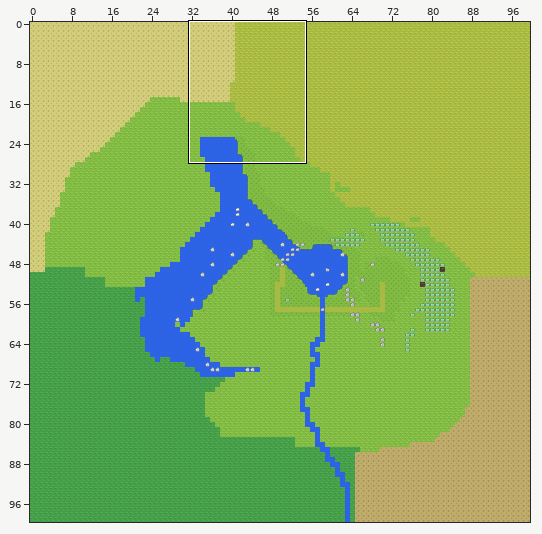
Tiled map: assets/tiles/bigmap.tmx. The first picture is a wide view before the edit; the outline marks the close-up.
Close-up. Before:
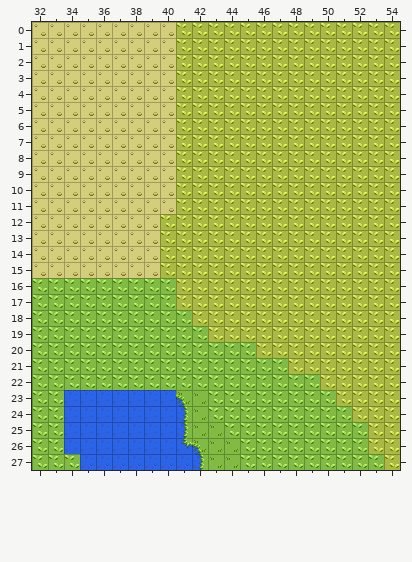
Cells are 16x16 px. Shown: x 32..54, y 0..27. The commit also changed other parts of the map, which this record leaves out.
Once edited:
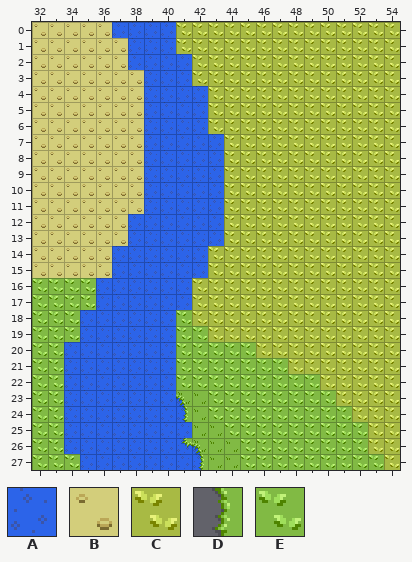
Key: from "Carpets": A 7; from "grass_tileset_16x16": B 24, C 32, D 67, E 80.
_ is an empty cell.
Commit: added water area to map
The edit:
Layer "water":
y 0: x 37..40 ____ -> AAAA
y 1: x 38..40 ___ -> AAA
y 2: x 38..41 ____ -> AAAA
y 3: x 39..41 ___ -> AAA
y 4..6: x 39..42 ____ -> AAAA
y 7..11: x 39..43 _____ -> AAAAA
y 12..13: x 38..43 ______ -> AAAAAA
y 14..15: x 37..42 ______ -> AAAAAA
y 16..17: x 36..41 ______ -> AAAAAA
y 18..19: x 35..40 ______ -> AAAAAA
y 20..22: x 34..40 _______ -> AAAAAAA
Layer "grass":
y 0: x 37..40 BBBB -> ____
y 1: x 38..40 BBB -> ___
y 2: x 38..41 BBBC -> ____
y 3: x 39..41 BBC -> ___
y 4..6: x 39..42 BBCC -> ____
y 7..11: x 39..43 BBCCC -> _____
y 12..13: x 38..43 BBCCCC -> ______
y 14..15: x 37..42 BBBCCC -> ______
y 16..17: x 36..41 EEEEEC -> ______
y 18..19: x 35..40 EEEEEE -> ______
y 20..22: x 34..40 EEEEEEE -> _______
y 25: x 41 D -> _
Pixel boxes of the changes (left, top, right, bottom) in both close-ups:
changed: (64, 22, 224, 390)
removed: (182, 422, 192, 438)
